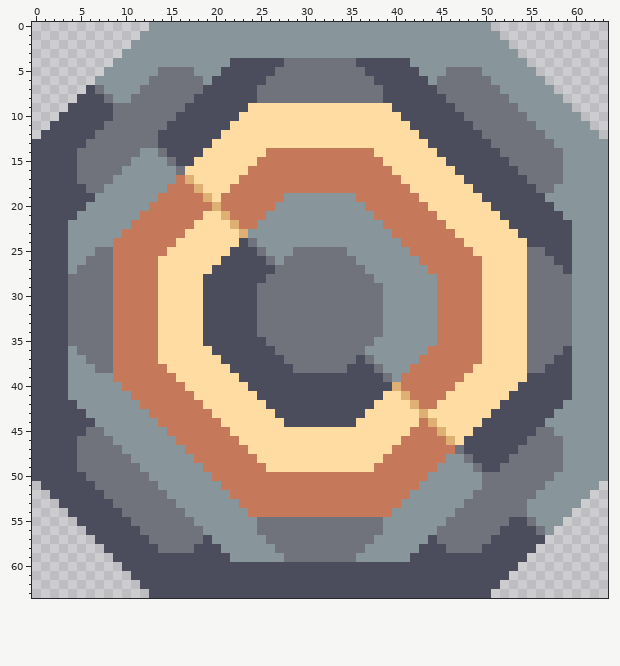
One commit to this pixel-art sprite: assets/sprites/blocks/power/cable-tower/cable-tower.png. Above, as it was before the edit.
The file is 64x64 pixels.
And afterwards:
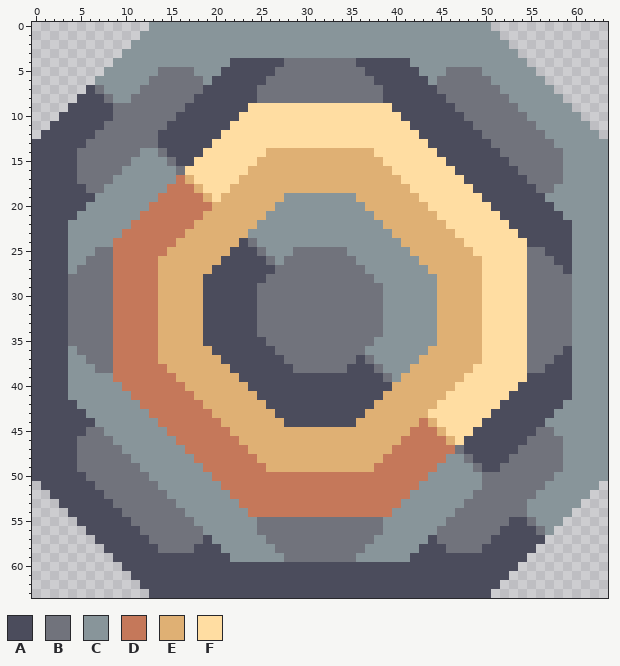
Palette (. is transparent): A #4b4c5c  B #71737c  C #88959a  D #c5785a  E #dfb074  F #ffdda2
What changed:
@@ x 12..51 @@
 13 BBAAAAAAFFFFFFFFFFFFFFFFFFFFFFFFAAAAAAAB
-14 CCBAAAAFFFFFFFDDDDDDDDDDDDFFFFFFFAAAAAAA
-15 CCCBAAFFFFFFFDDDDDDDDDDDDDDFFFFFFFAAAAAA
-16 CCCCBFFFFFFFDDDDDDDDDDDDDDDDFFFFFFFAAAAA
-17 CCCCDEFFFFFDDDDDDDDDDDDDDDDDDFFFFFFFAAAA
-18 CCCDDDEFFFDDDDDDDDDDDDDDDDDDDDFFFFFFFAAA
-19 CCDDDDDEFDDDDDDDCCCCCCCCDDDDDDDFFFFFFFAA
-20 CDDDDDDDEDDDDDDCCCCCCCCCCDDDDDDDFFFFFFFA
-21 DDDDDDDFFEDDDDCCCCCCCCCCCCDDDDDDDFFFFFFF
-22 DDDDDDFFFFEDDCCCCCCCCCCCCCCDDDDDDDFFFFFF
-23 DDDDDFFFFFFECCCCCCCCCCCCCCCCDDDDDDDFFFFF
-24 DDDDFFFFFFFABCCCCCCCCCCCCCCCCDDDDDDDFFFF
-25 DDDFFFFFFFAAABCCCBBBBBBCCCCCCCDDDDDDDFFF
-26 DDFFFFFFFAAAAABCBBBBBBBBCCCCCCCDDDDDDDFF
-27 DDFFFFFFAAAAAAABBBBBBBBBBCCCCCCCDDDDDDFF
-28 DDFFFFFAAAAAAABBBBBBBBBBBBCCCCCCCDDDDDFF
-29 DDFFFFFAAAAAABBBBBBBBBBBBBBCCCCCCDDDDDFF
-30 DDFFFFFAAAAAABBBBBBBBBBBBBBCCCCCCDDDDDFF
-31 DDFFFFFAAAAAABBBBBBBBBBBBBBCCCCCCDDDDDFF
-32 DDFFFFFAAAAAABBBBBBBBBBBBBBCCCCCCDDDDDFF
-33 DDFFFFFAAAAAABBBBBBBBBBBBBBCCCCCCDDDDDFF
-34 DDFFFFFAAAAAABBBBBBBBBBBBBBCCCCCCDDDDDFF
-35 DDFFFFFAAAAAAABBBBBBBBBBBBCCCCCCCDDDDDFF
-36 DDFFFFFFAAAAAAABBBBBBBBBBCCCCCCCDDDDDDFF
-37 DDFFFFFFFAAAAAAABBBBBBBBABCCCCCDDDDDDDFF
-38 DDDFFFFFFFAAAAAAABBBBBBAAABCCCDDDDDDDFFF
-39 DDDDFFFFFFFAAAAAAAAAAAAAAAABCDDDDDDDFFFF
-40 DDDDDFFFFFFFAAAAAAAAAAAAAAAAEDDDDDDFFFFF
-41 DDDDDDFFFFFFFAAAAAAAAAAAAAAFFEDDDDFFFFFF
-42 DDDDDDDFFFFFFFAAAAAAAAAAAAFFFFEDDFFFFFFF
-43 CDDDDDDDFFFFFFFAAAAAAAAAAFFFFFFEFFFFFFFA
-44 CCDDDDDDDFFFFFFFAAAAAAAAFFFFFFFDEFFFFFAA
-45 CCCDDDDDDDFFFFFFFFFFFFFFFFFFFFDDDEFFFAAA
-46 CCCCDDDDDDDFFFFFFFFFFFFFFFFFFDDDDDEFAAAA
-47 CCCCCDDDDDDDFFFFFFFFFFFFFFFFDDDDDDDBAAAA
-48 CCCCCCDDDDDDDFFFFFFFFFFFFFFDDDDDDDCCBAAA
-49 CCCCCCCDDDDDDDFFFFFFFFFFFFDDDDDDDCCCCBAA
+14 CCBAAAAFFFFFFFEEEEEEEEEEEEFFFFFFFAAAAAAA
+15 CCCBAAFFFFFFFEEEEEEEEEEEEEEFFFFFFFAAAAAA
+16 CCCCBFFFFFFFEEEEEEEEEEEEEEEEFFFFFFFAAAAA
+17 CCCCDEFFFFFEEEEEEEEEEEEEEEEEEFFFFFFFAAAA
+18 CCCDDDEFFFEEEEEEEEEEEEEEEEEEEEFFFFFFFAAA
+19 CCDDDDDEFEEEEEEECCCCCCCCEEEEEEEFFFFFFFAA
+20 CDDDDDDDEEEEEEECCCCCCCCCCEEEEEEEFFFFFFFA
+21 DDDDDDDEEEEEEECCCCCCCCCCCCEEEEEEEFFFFFFF
+22 DDDDDDEEEEEEECCCCCCCCCCCCCCEEEEEEEFFFFFF
+23 DDDDDEEEEEEECCCCCCCCCCCCCCCCEEEEEEEFFFFF
+24 DDDDEEEEEEEABCCCCCCCCCCCCCCCCEEEEEEEFFFF
+25 DDDEEEEEEEAAABCCCBBBBBBCCCCCCCEEEEEEEFFF
+26 DDEEEEEEEAAAAABCBBBBBBBBCCCCCCCEEEEEEEFF
+27 DDEEEEEEAAAAAAABBBBBBBBBBCCCCCCCEEEEEEFF
+28 DDEEEEEAAAAAAABBBBBBBBBBBBCCCCCCCEEEEEFF
+29 DDEEEEEAAAAAABBBBBBBBBBBBBBCCCCCCEEEEEFF
+30 DDEEEEEAAAAAABBBBBBBBBBBBBBCCCCCCEEEEEFF
+31 DDEEEEEAAAAAABBBBBBBBBBBBBBCCCCCCEEEEEFF
+32 DDEEEEEAAAAAABBBBBBBBBBBBBBCCCCCCEEEEEFF
+33 DDEEEEEAAAAAABBBBBBBBBBBBBBCCCCCCEEEEEFF
+34 DDEEEEEAAAAAABBBBBBBBBBBBBBCCCCCCEEEEEFF
+35 DDEEEEEAAAAAAABBBBBBBBBBBBCCCCCCCEEEEEFF
+36 DDEEEEEEAAAAAAABBBBBBBBBBCCCCCCCEEEEEEFF
+37 DDEEEEEEEAAAAAAABBBBBBBBABCCCCCEEEEEEEFF
+38 DDDEEEEEEEAAAAAAABBBBBBAAABCCCEEEEEEEFFF
+39 DDDDEEEEEEEAAAAAAAAAAAAAAAABCEEEEEEEFFFF
+40 DDDDDEEEEEEEAAAAAAAAAAAAAAAAEEEEEEEFFFFF
+41 DDDDDDEEEEEEEAAAAAAAAAAAAAAEEEEEEEFFFFFF
+42 DDDDDDDEEEEEEEAAAAAAAAAAAAEEEEEEEFFFFFFF
+43 CDDDDDDDEEEEEEEAAAAAAAAAAEEEEEEEFFFFFFFA
+44 CCDDDDDDDEEEEEEEAAAAAAAAEEEEEEEDEFFFFFAA
+45 CCCDDDDDDDEEEEEEEEEEEEEEEEEEEEDDDEFFFAAA
+46 CCCCDDDDDDDEEEEEEEEEEEEEEEEEEDDDDDEFAAAA
+47 CCCCCDDDDDDDEEEEEEEEEEEEEEEEDDDDDDDBAAAA
+48 CCCCCCDDDDDDDEEEEEEEEEEEEEEDDDDDDDCCBAAA
+49 CCCCCCCDDDDDDDEEEEEEEEEEEEDDDDDDDCCCCBAA
 50 BCCCCCCCDDDDDDDDDDDDDDDDDDDDDDDDCCCCCCBB
